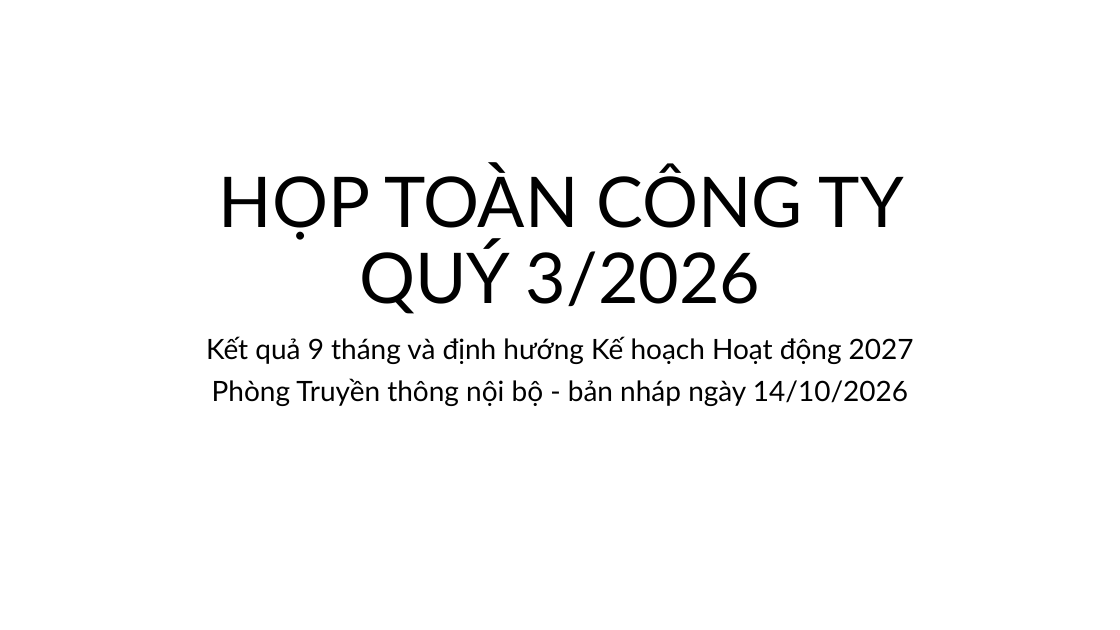
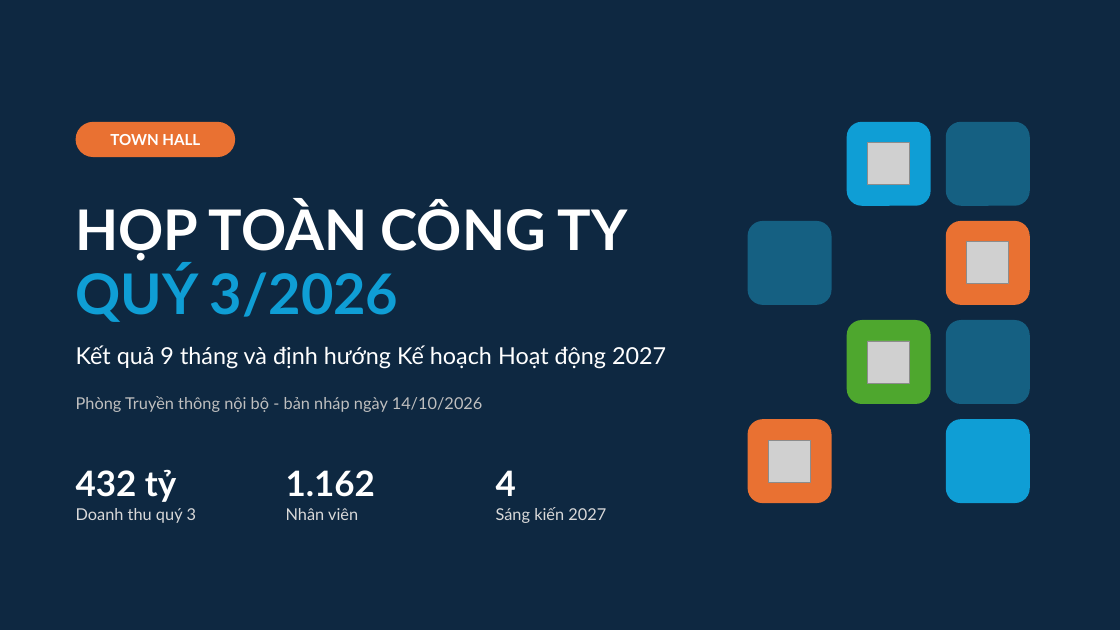
Before and after one commit to HL20003/M365LPB, a slide deck: slide 1 of demo-files/Town hall Q3 2026 (bản nháp).pptx. Drawn at 1120x630 pixels with LibreOffice and Linux fonts; fonts in the diff are those of the drawing; grey boxes stand for pictures. Boxes give left, top, right and bottom in pixels: in the first picture for what was removed or moved away, otherwise in the second. Text is boxed around its words. In the diff, an @@ line names an element or a change of style, - is before the commit and + after.

```diff
--- a/demo-files/Town hall Q3 2026 (bản nháp).pptx
+++ b/demo-files/Town hall Q3 2026 (bản nháp).pptx
@@ background #FFFFFF to #0E2841 @@
@@ rounded rectangle added at (x1=76, y1=122, x2=235, y2=157), fill #E97132, 13 pt, text #FFFFFF, bold @@
+TOWN HALL
@@ rounded rectangle added at (x1=847, y1=122, x2=931, y2=206), fill #0F9ED5 @@
@@ picture added at (x1=868, y1=143, x2=910, y2=185) @@
@@ rounded rectangle added at (x1=946, y1=122, x2=1030, y2=206), fill #156082 @@
@@ title at (x1=76, y1=202, x2=628, y2=322): text changed; size 60 to 48 pt; text colour #000000 to #FFFFFF; bold on @@
-HỌP TOÀN CÔNG TY QUÝ 3/2026
+HỌP TOÀN CÔNG TY
+QUÝ 3/2026
@@ rounded rectangle added at (x1=748, y1=221, x2=832, y2=305), fill #156082 @@
@@ rounded rectangle added at (x1=946, y1=221, x2=1030, y2=305), fill #E97132 @@
@@ picture added at (x1=967, y1=242, x2=1009, y2=284) @@
@@ rounded rectangle added at (x1=847, y1=320, x2=931, y2=404), fill #4EA72E @@
@@ rounded rectangle added at (x1=946, y1=320, x2=1030, y2=404), fill #156082 @@
@@ subtitle "Kết quả 9 tháng và ..." moved from (x1=206, y1=336, x2=914, y2=406) to (x1=76, y1=345, x2=666, y2=412) @@
@@ subtitle "Kết quả 9 tháng và ..." at (x1=76, y1=345, x2=666, y2=412): size 24 to 20 pt, text colour #000000 to #FFFFFF in "Kết quả 9 tháng và định hướng ..."; size 24 to 14 pt, text colour #000000 to #BFBFBF in "Phòng Truyền thông nội bộ - bản ..."; alignment centre to left; more space between paragraphs @@
@@ picture added at (x1=868, y1=341, x2=910, y2=383) @@
@@ rounded rectangle added at (x1=748, y1=419, x2=832, y2=503), fill #E97132 @@
@@ rounded rectangle added at (x1=946, y1=419, x2=1030, y2=503), fill #0F9ED5 @@
@@ picture added at (x1=769, y1=440, x2=811, y2=482) @@
@@ text added at (x1=76, y1=469, x2=196, y2=523), 14 pt, text #D9D9D9 @@
+432 tỷ
+Doanh thu quý 3
@@ text added at (x1=286, y1=470, x2=375, y2=520), 14 pt, text #D9D9D9 @@
+1.162
+Nhân viên
@@ text added at (x1=496, y1=470, x2=606, y2=523), 14 pt, text #D9D9D9 @@
+4
+Sáng kiến 2027
```
Also in this commit, not shown: 7 other slides changed, 4 other files.
